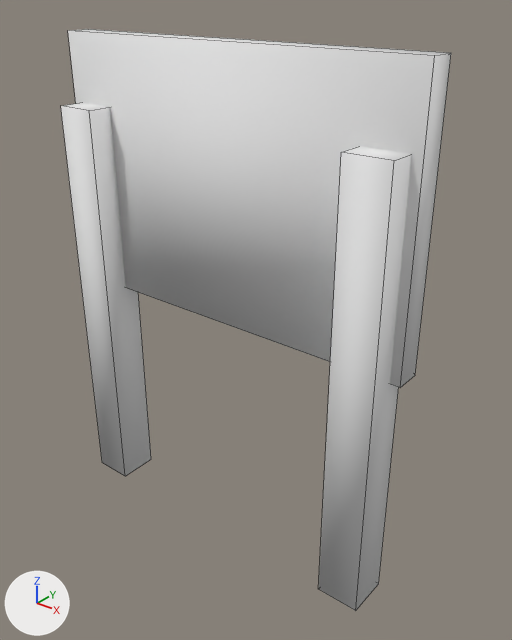
The Blender file assets/sign.blend as it was, and as the next commit left it.
Camera for both pictures: a 50 mm lens placed at (1.72, -1.99, 0.73), pointed at (0.11, 0.02, -0.52). The axes (+X, +Y, +Z) are drawn at lower left. The lights are the same throughout. Mesh edges are drawn as thin lines.

Before the edit, the objects in view are built like this:
```python
me_cube = bpy.data.meshes.new('Cube')
me_cube.from_pydata(...)  # 32 vertices, 26 faces; spans x -0.8..0.8, y -0.16..0.05, z -1.53..0.53
me_cube.polygons.foreach_set('use_smooth', [True] * 26)
me_cube.materials.append(mat_material)  # its picture is missing
ob_sign = bpy.data.objects.new('Sign', me_cube)
ob_sign.location = (0.0, 0.0, 0.0)
```
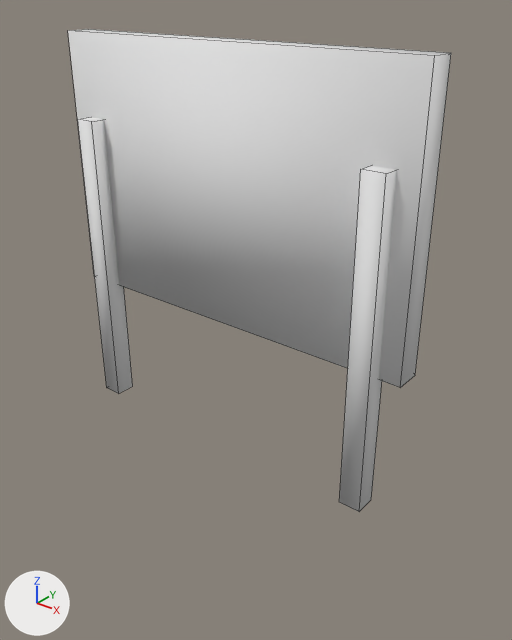
The newer file is also rescaled (x2.0) as a whole; pictures and numbers use the older file's frame.

Location of each change, (x1, y1, x2, y2) in pixels of the pictures (512 x 640 px; the box of a moved part takes in the faces that stretch with it):
'Sign', reshaped (17% shorter)
    before: (61, 29, 451, 611)
    after: (68, 29, 451, 512)
part 1 of me_cube, moved or reshaped
    before: (61, 103, 151, 476)
    after: (78, 117, 132, 394)
part 2 of me_cube, moved or reshaped
    before: (319, 146, 412, 611)
    after: (339, 165, 397, 512)

Edits to the bpy script that builds the scene:
```text
Change me_cube:
    where me_cube.from_pydata(...)  # 32 vertices, 26 faces; spans x -0.8..0.8, y -0.16..0.05, z -1.53..0.53
    used by ob_sign; location = (0.0, 0.0, 0.0)
    me_cube part 1: the loose piece of 8 vertices spanning x -0.76..-0.58, y -0.16..0.02, z -1.53..0.26 is scaled about its middle by (0.5, 0.5, 0.72), then moved by (0.0, 0.0, 0.2)
    me_cube part 2: the loose piece of 8 vertices spanning x 0.58..0.76, y -0.16..0.02, z -1.53..0.26 is scaled about its middle by (0.5, 0.5, 0.72), then moved by (0.0, 0.0, 0.2)
```
